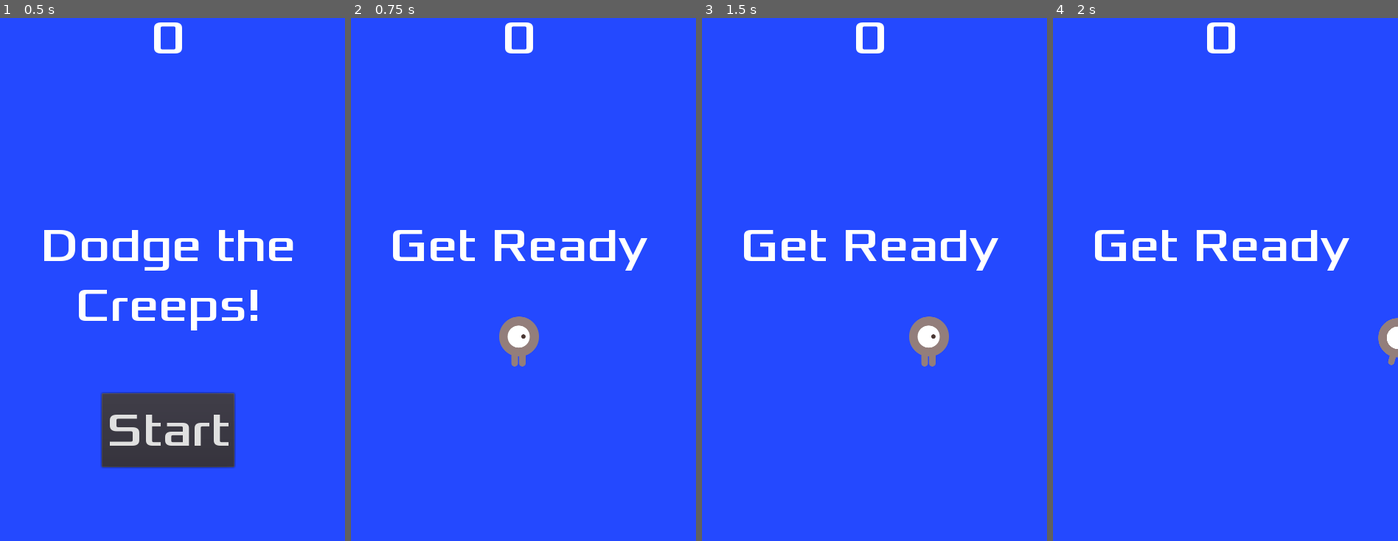
Above: before the commit, frames 1-4 (left to right).
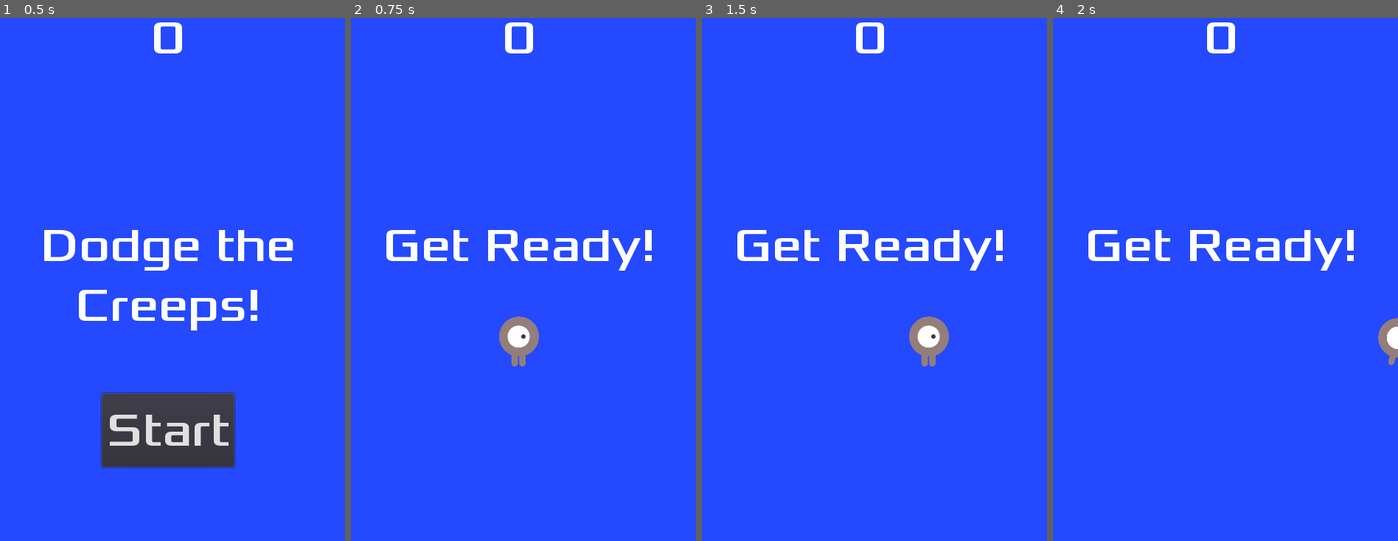
Above: after the commit, the same moments.

Repository: waltersotil/test_3godot_dodge
Game: Godot game, scene res://Main.tscn
The game is run twice, just before and just after one commit, with the same random seed, the same clock (stepped at 60 frames per second) and the same inputs.
Inputs:
- Up to frame 1 (0.5 s): no input
- Up to frame 2 (0.75 s): click "Start" at 0.5 s
- Up to frame 3 (1.5 s): tap Enter at 1.25 s; hold Right (ui_right) from 1.28 s (still down)
- Up to frame 4 (2 s): keep holding Right (ui_right)

Frame 1 is identical in both runs. In frame 2, 2.4% of the frame differs, in the area x 10-88%, y 40-49%; in frame 3, 2.4%; in frame 4, 2.4%.

Commit message:
Update Main.gd
Se editó el HUD.show_message

Diff:
--- a/Main.gd
+++ b/Main.gd
@@ -22,7 +22,7 @@
 	$Player.start($StartPosition.position)
 	$StartTimer.start()
 	$HUD.update_score(score)
-	$HUD.show_message("Get Ready")
+	$HUD.show_message("Get Ready!")
 	$Music.play()
 
 
